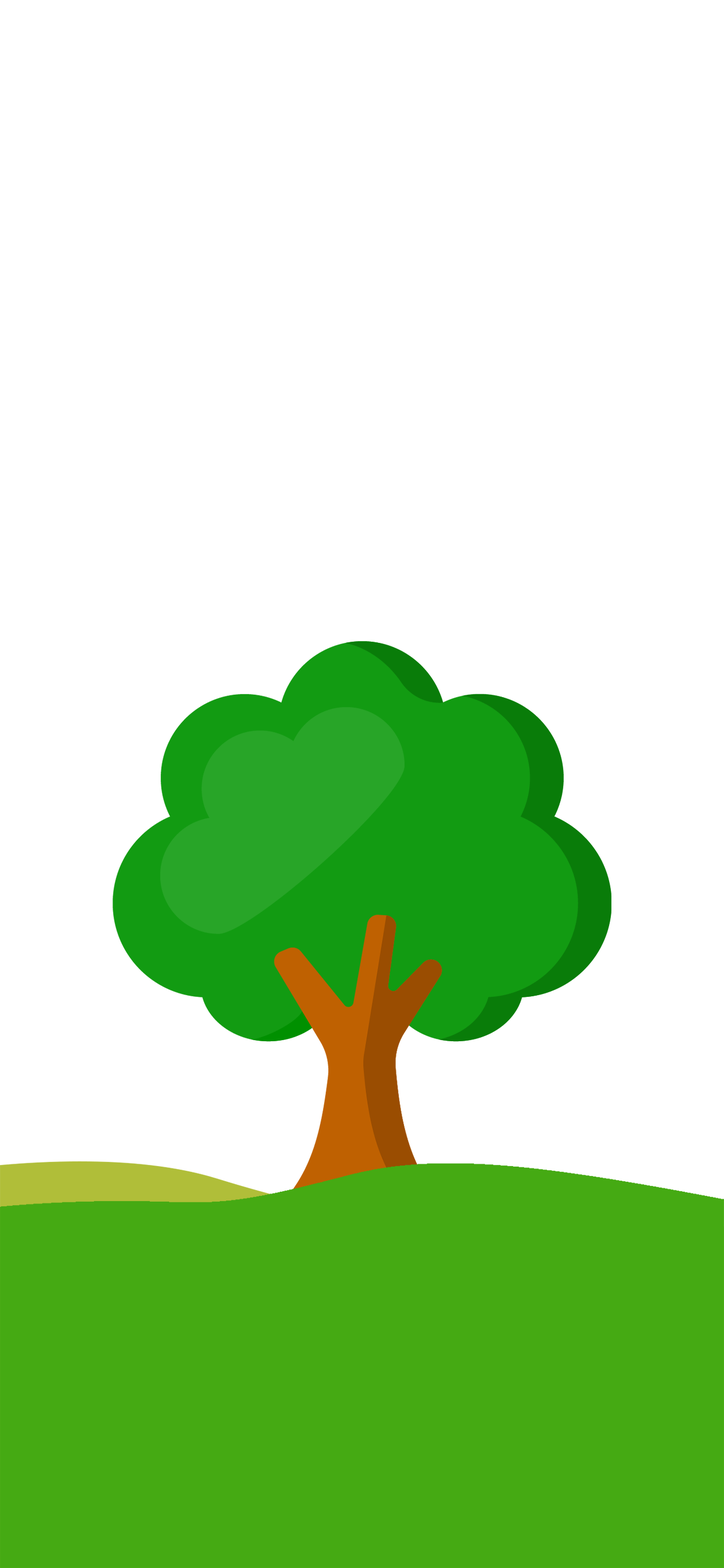
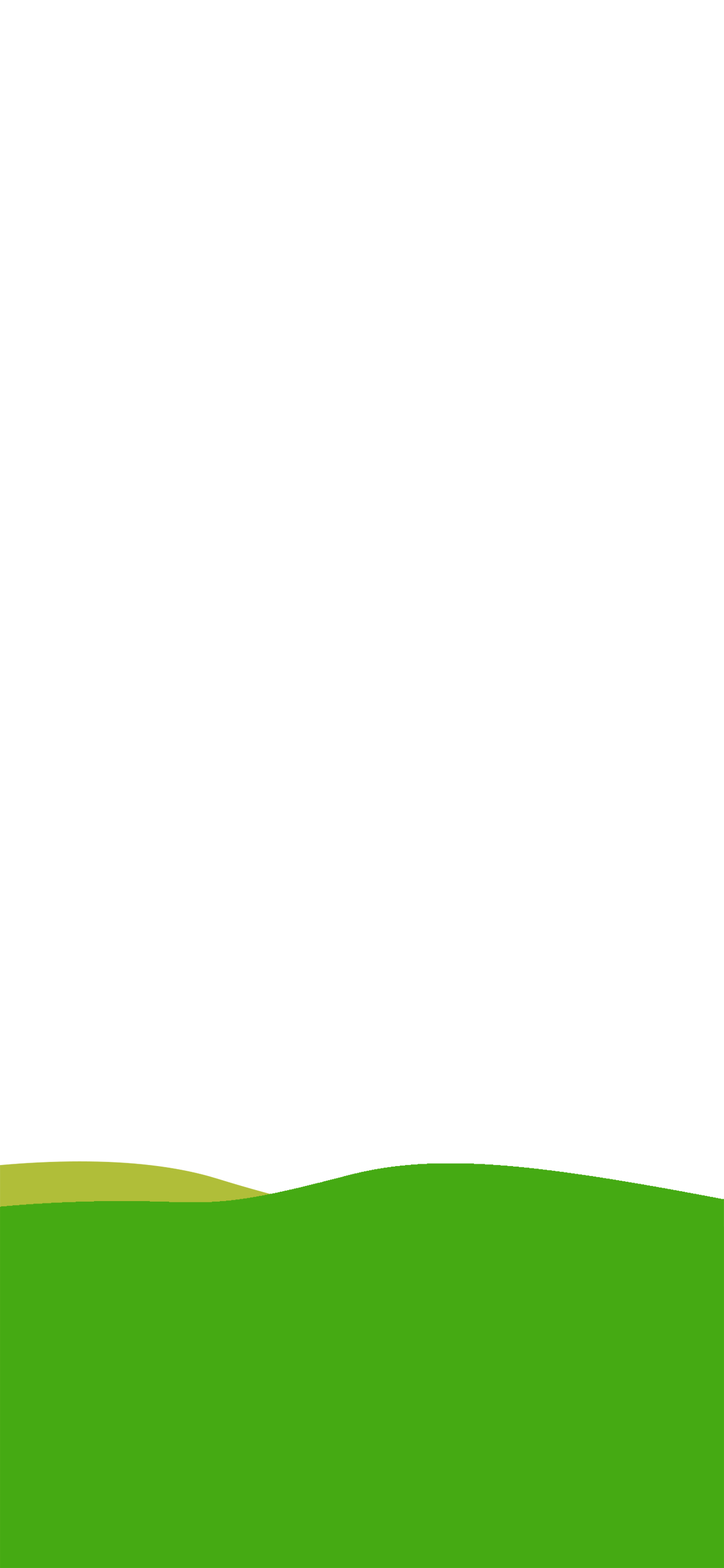
Two versions of the same layered image (724 x 1568). Layer-by-layer changes:
hid "<Path> + <Path> + <Path> + <Path>" over [159, 707, 443, 1190]
hid "<Group>" over [345, 641, 612, 1042]
hid "<Path>" over [112, 641, 612, 1042]
